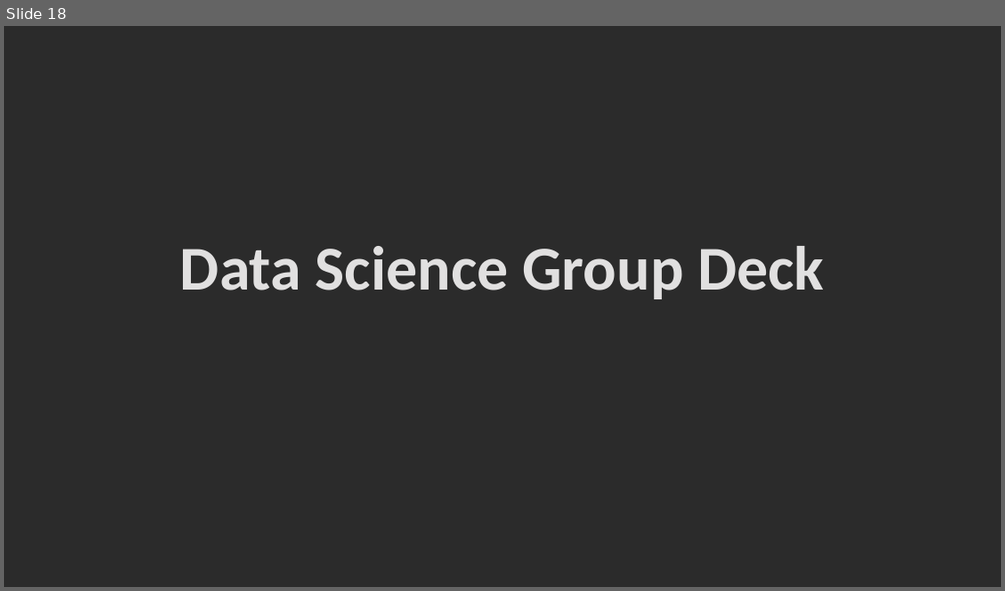
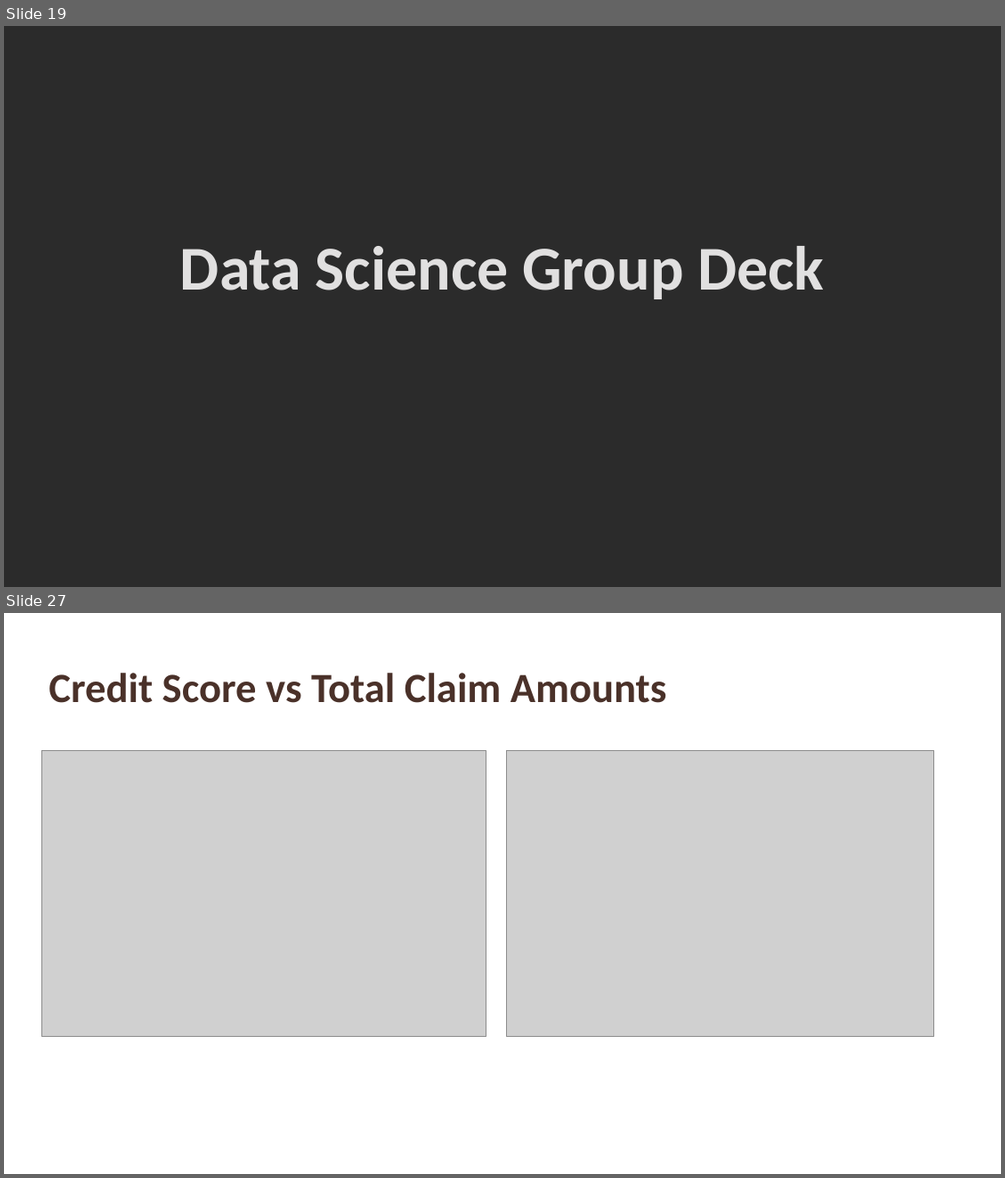
Before and after one commit to suhitasva/Auto_Insurance_Study, a slide deck: Insurance_Case_Study_Results_SVA.pptx. Shown one above the other, each under a label of ours: slide 18 before the commit, slides 19 and 27 after it; the slides between them are not shown. The pictures are 1005x591 and 1005x1178 pixels, drawn with LibreOffice and Linux fonts; fonts in the diff are those of the drawing; grey boxes stand for pictures; background and template pictures are left out; a plain dark background stands for a picture behind light text. Boxes give left, top, right and bottom in pixels: in the first picture for what was removed or moved away, otherwise in the second. Text is boxed around its words. In the diff, an @@ line names an element or a change of style, - is before the commit and + after.

```diff
--- a/Insurance_Case_Study_Results_SVA.pptx
+++ b/Insurance_Case_Study_Results_SVA.pptx
@@ slide 27 added at [4, 613, 1001, 1174], background picture (left out) @@
@@ title added at [48, 673, 667, 703], 40 pt, text #4A3128, bold @@
+Credit Score vs Total Claim Amounts
@@ picture added at [41, 751, 485, 1037] @@
@@ picture added at [507, 751, 934, 1037] @@
@@ what was slide 18 is now slide 19 @@
```
Also in this commit, not shown: 1 slide changed, 14 other slides added, 4 slides removed.
